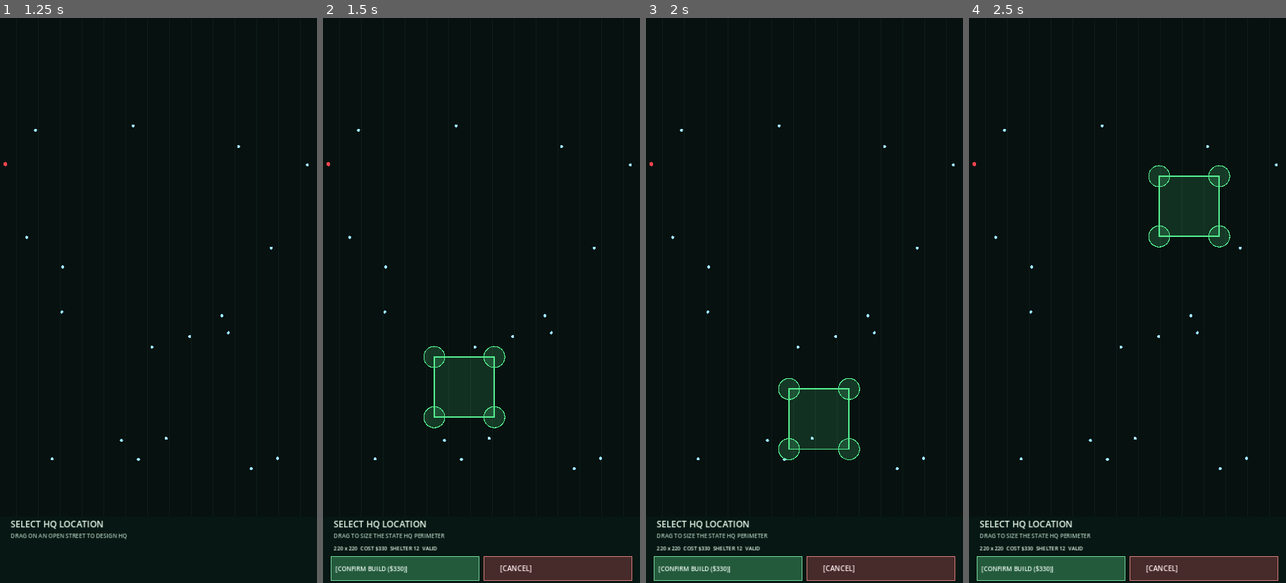
Above: before the commit, frames 1-4 (left to right).
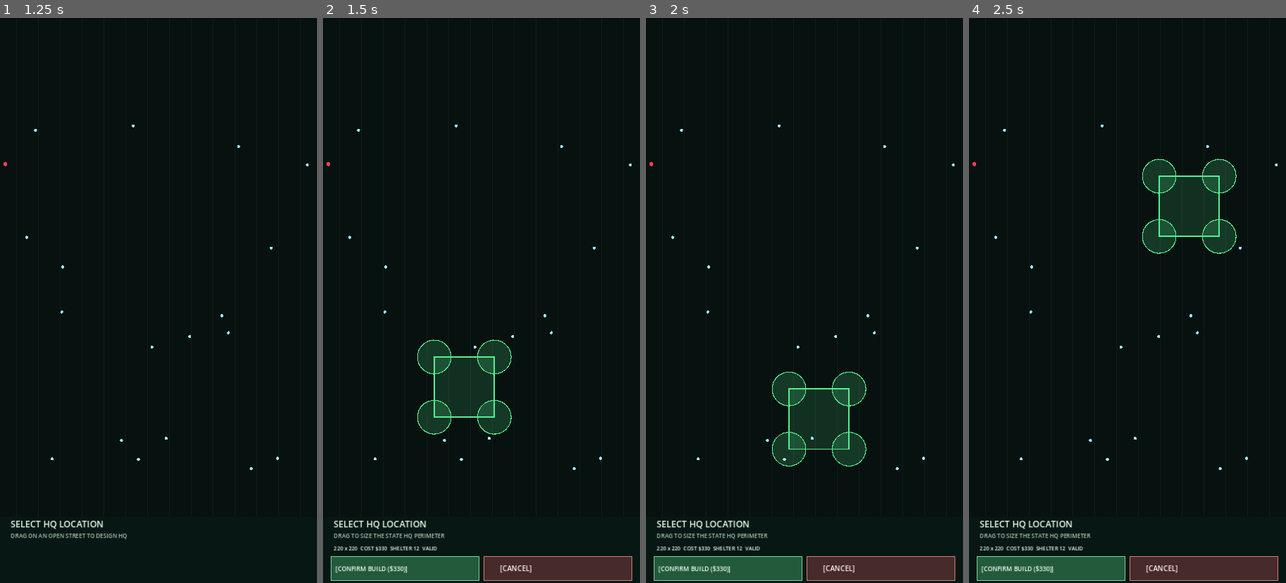
Above: after the commit, the same moments.

Repository: ninjun42215-gif/Containment-Protocol
Game: Godot game, scene res://main.tscn
Same seed, same stepped clock (60 frames per second), same inputs: the game is played once before the commit and once after it.
Inputs (mouse positions are in pixels of both pictures, inside the frame that each line leads up to):
- Up to frame 1 (1.25 s): tap Enter at 0.5 s; move the mouse to (228, 272) at 0.52 s; click (228, 272) at 0.67 s
- Up to frame 2 (1.5 s): tap Space at 1.25 s; drag from (418, 328) to (465, 413) at 1.27 s
- Up to frame 3 (2 s): no input
- Up to frame 4 (2.5 s): tap Enter at 2 s; move the mouse to (1159, 176) at 2.02 s; click (1159, 176) at 2.17 s

Frame 1 is identical in both runs. In frame 2, 1.3% of the frame differs, in the area x 29-60%, y 56-74%; in frame 3, 1.3%, in the area x 39-70%, y 62-80%; in frame 4, 1.3%.

Commit message:
Scale minimum touch targets to 48dp using display DPI

Diff:
--- a/main.gd
+++ b/main.gd
@@ -153,6 +153,7 @@
 var viewport_size := VIEW_SIZE
 var safe_insets := Vector4.ZERO
 var safe_area_rect := Rect2(Vector2.ZERO, VIEW_SIZE)
+var touch_target_size := MIN_TOUCH_TARGET
 var selected_structure_type := ""
 var selected_structure_index := -1
 var diagnostics_enabled := false
@@ -1270,7 +1271,7 @@
 				if can_start_placement:
 					_begin_outpost_placement(touch_world, "hq" if game_state == "hq_placement" else "outpost")
 				elif outpost_placement_active:
-					if outpost_placement_rect.grow(maxf(24.0, MIN_TOUCH_TARGET * 0.5 / maxf(camera_zoom, 0.01))).has_point(touch_world):
+					if outpost_placement_rect.grow(maxf(24.0, touch_target_size * 0.5 / maxf(camera_zoom, 0.01))).has_point(touch_world):
 						_begin_outpost_resize(touch_world)
 					elif (game_state == "hq_placement" and touch.position.y >= _safe_bottom_y(150.0)) or (game_state == "playing" and touch.position.y >= _safe_bottom_y(260.0) and touch.position.y <= _safe_bottom_y(206.0)):
 						outpost_placement_gesture_mode = ""
@@ -1343,7 +1344,7 @@
 				if can_start_placement:
 					_begin_outpost_placement(mouse_world, "hq" if game_state == "hq_placement" else "outpost")
 				elif outpost_placement_active:
-					if outpost_placement_rect.grow(maxf(24.0, MIN_TOUCH_TARGET * 0.5 / maxf(camera_zoom, 0.01))).has_point(mouse_world):
+					if outpost_placement_rect.grow(maxf(24.0, touch_target_size * 0.5 / maxf(camera_zoom, 0.01))).has_point(mouse_world):
 						_begin_outpost_resize(mouse_world)
 					elif (game_state == "hq_placement" and mouse.position.y >= _safe_bottom_y(150.0)) or (game_state == "playing" and mouse.position.y >= _safe_bottom_y(260.0) and mouse.position.y <= _safe_bottom_y(206.0)):
 						outpost_placement_gesture_mode = ""
@@ -2168,7 +2169,7 @@
 		var footprint_color: Color = Color("#55ef91") if outpost_placement_valid else Color("#ff5d62")
 		draw_rect(outpost_placement_rect, Color(footprint_color.r, footprint_color.g, footprint_color.b, 0.14))
 		draw_rect(outpost_placement_rect, footprint_color, false, 5.0)
-		var handle_radius: float = MIN_TOUCH_TARGET * 0.5 / maxf(camera_zoom, 0.01)
+		var handle_radius: float = touch_target_size * 0.5 / maxf(camera_zoom, 0.01)
 		var handle_points: Array[Vector2] = [outpost_placement_rect.position, Vector2(outpost_placement_rect.end.x, outpost_placement_rect.position.y), outpost_placement_rect.end, Vector2(outpost_placement_rect.position.x, outpost_placement_rect.end.y)]
 		for handle_point in handle_points:
 			draw_circle(handle_point, handle_radius, Color(footprint_color.r, footprint_color.g, footprint_color.b, 0.18))
@@ -2374,6 +2375,8 @@
 	var safe_right_px: int = clampi(screen_size.x - display_safe_area.end.x, 0, screen_size.x)
 	var safe_bottom_px: int = clampi(screen_size.y - display_safe_area.end.y, 0, screen_size.y)
 	var viewport_scale: Vector2 = viewport_size / Vector2(screen_size)
+	var screen_dpi: int = maxi(DisplayServer.screen_get_dpi(), 160)
+	touch_target_size = maxf(MIN_TOUCH_TARGET, 48.0 * float(screen_dpi) / 160.0 * maxf(viewport_scale.x, viewport_scale.y))
 	safe_insets = Vector4(float(safe_left_px) * viewport_scale.x, float(safe_top_px) * viewport_scale.y, float(safe_right_px) * viewport_scale.x, float(safe_bottom_px) * viewport_scale.y)
 	var max_horizontal_inset: float = viewport_size.x * 0.20
 	var max_vertical_inset: float = viewport_size.y * 0.20
@@ -2388,6 +2391,9 @@
 
 func _safe_bottom_y(panel_height: float) -> float:
 	return maxf(safe_insets.y, viewport_size.y - safe_insets.w - panel_height)
+
+func _deployment_panel_height() -> float:
+	return maxf(200.0, touch_target_size + 146.0)
 
 func _camera_view_rect() -> Rect2:
 	var size: Vector2 = viewport_size / maxf(camera_zoom, 0.01)
